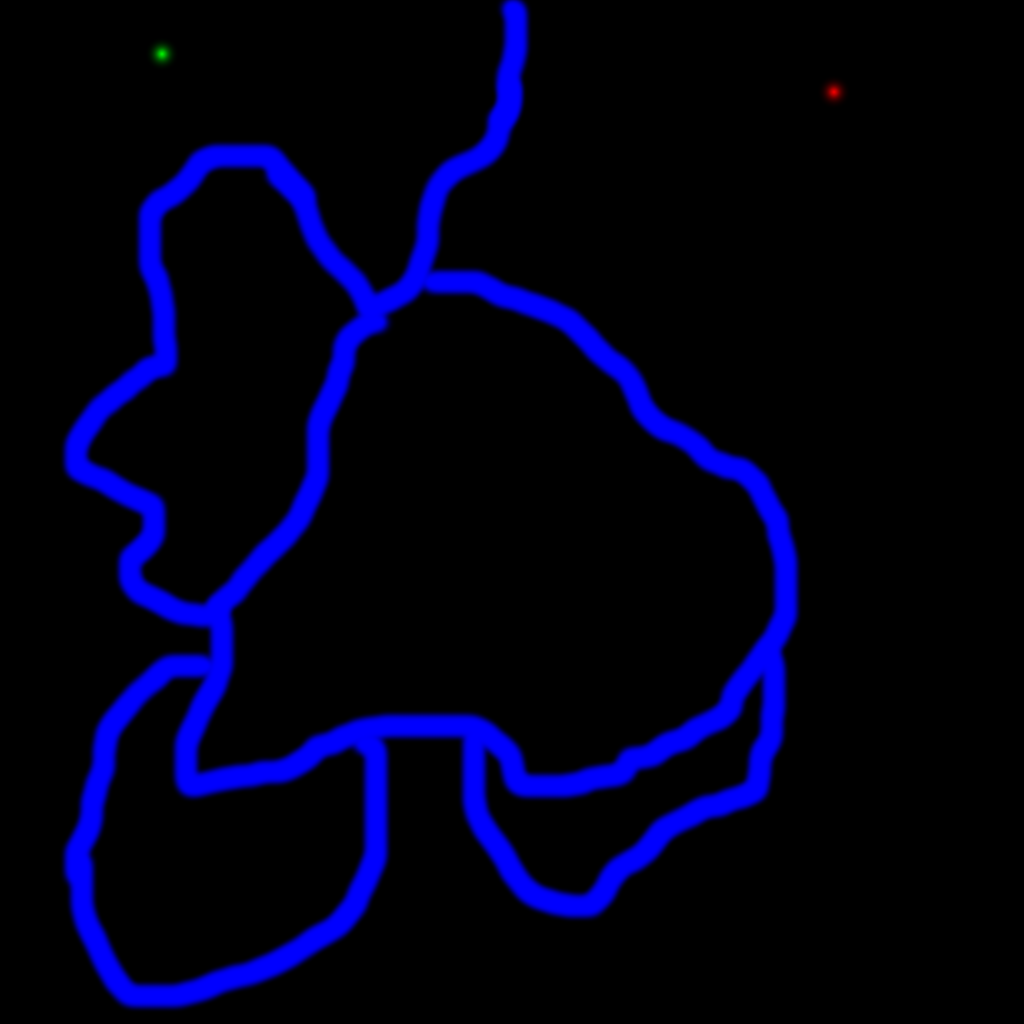
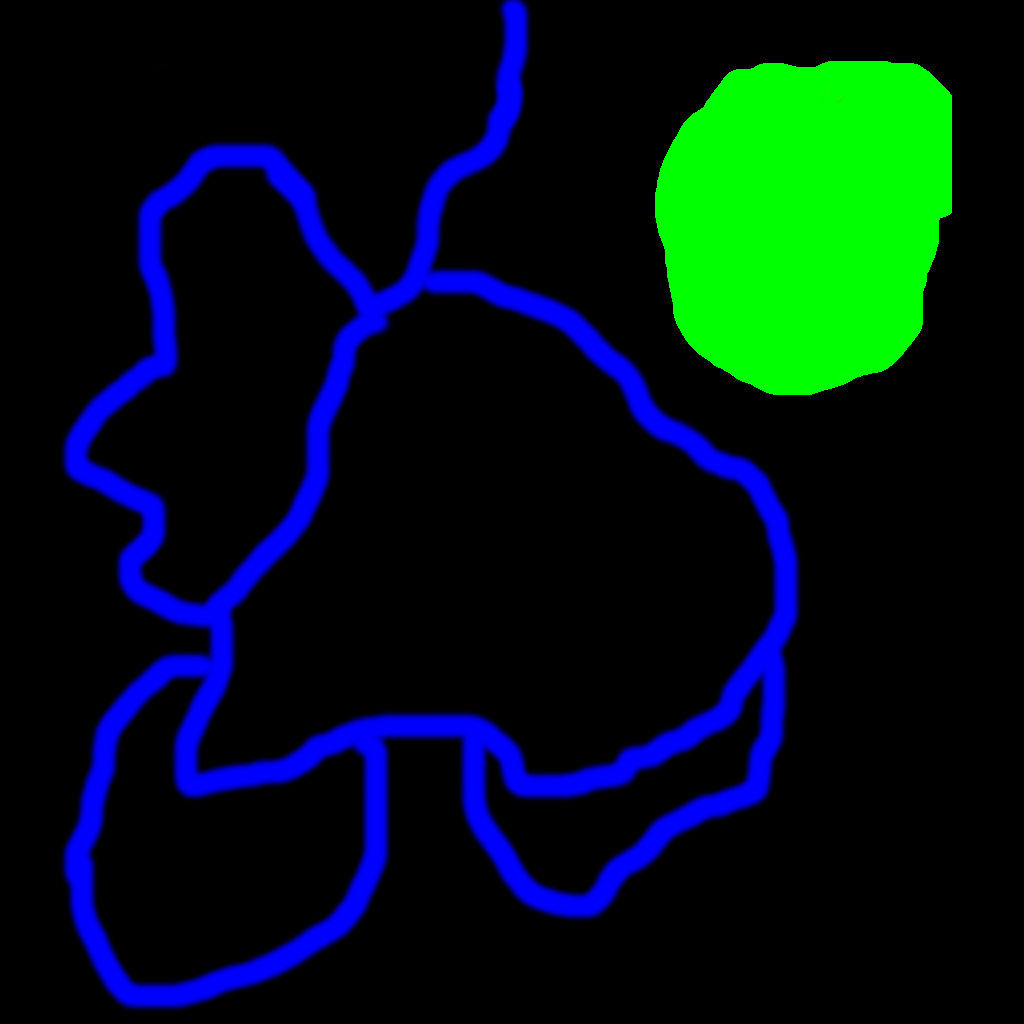
Revision of a layered 1024×1024 image; what changed, layer by layer:
painted on "Mapa" over <box>147,39,952,395</box>
